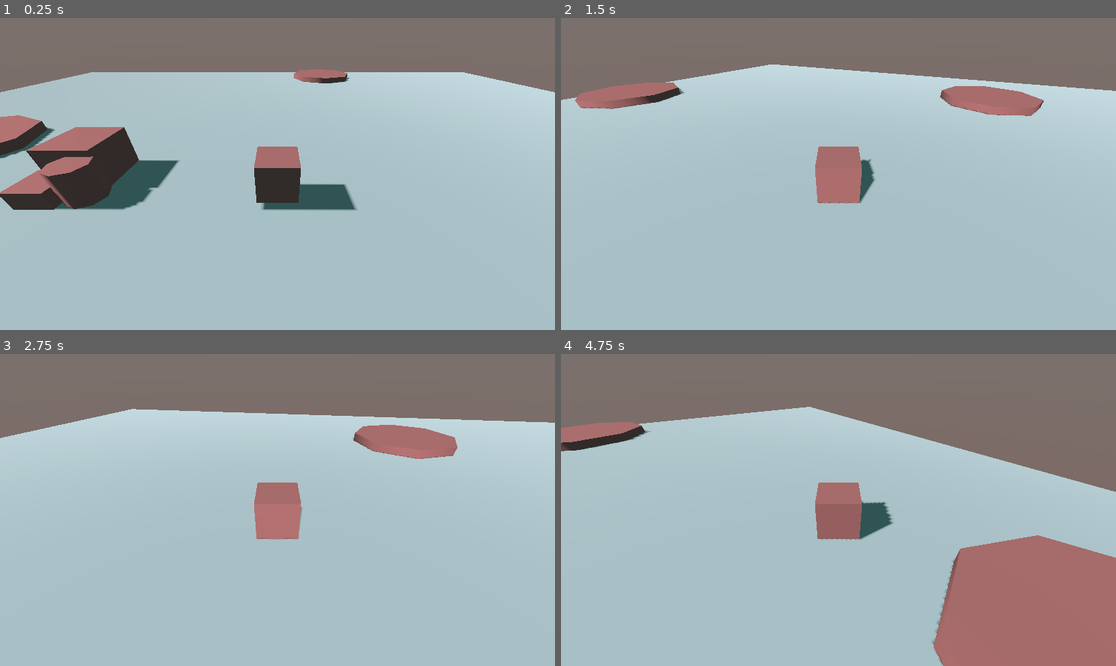
Above: before the commit, frames 1-4 (two rows, left to right).
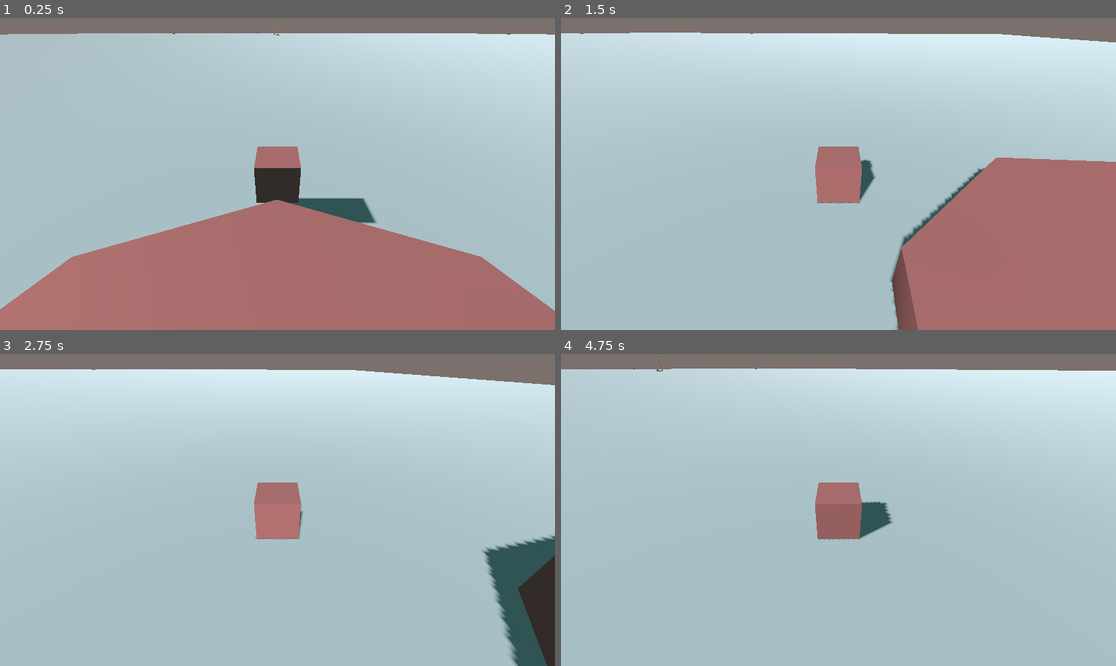
Above: after the commit, the same moments.

Repository: johnthadeouz/sea-mailman
Game: Godot game, scene res://ingame.tscn
The game is run twice, just before and just after one commit, with the same random seed, the same clock (stepped at 60 frames per second) and the same inputs.
Inputs:
- Up to frame 1 (0.25 s): no input
- Up to frame 2 (1.5 s): hold D (turn-right) 0.53-1.28 s; hold W (move-front) 0.53-1.28 s; hold A (turn-left) from 1.28 s (still down); tap W (move-front) at 1.35 s
- Up to frame 3 (2.75 s): release A (turn-left) at 2.03 s; hold D (turn-right) from 2.03 s (still down); hold W (move-front) from 2.03 s (still down)
- Up to frame 4 (4.75 s): release W (move-front) at 2.78 s; tap W (move-front) at 2.85, 4.35 s; release D (turn-right) at 3.53 s; hold W (move-front) 3.53-4.28 s; hold A (turn-left) from 3.53 s (still down)

The runs differ from the first frame. In frame 1, 49% of the frame differs, in the area x 0-100%, y 0-100%; in frame 2, 36%; in frame 3, 20%; in frame 4, 34%.

Commit message:
Set Sea Dimensions to 500,500,500. Added more islands (now we got the initial island and 5 small islands). Added a central object for guiding when navigating the sea (placeholder for testing distances between islands)

Diff:
--- a/ingame.tscn
+++ b/ingame.tscn
@@ -33,17 +33,18 @@
 [node name="Node3D" type="Node3D"]
 
 [node name="Ship" parent="." instance=ExtResource("1_0bpjf")]
-transform = Transform3D(1, 0, 0, 0, 1, 0, 0, 0, 1, 0, 1, 0)
+transform = Transform3D(1, 0, 0, 0, 1, 0, 0, 0, 1, 0, 1, 447.503)
 
 [node name="Sea" type="StaticBody3D" parent="."]
+transform = Transform3D(1, 0, 0, 0, 1, 0, 0, 0, 1, 0, -0.5, 0)
 
 [node name="MeshInstance3D" type="MeshInstance3D" parent="Sea"]
-transform = Transform3D(20, 0, 0, 0, 20, 0, 0, 0, 20, 0, 0, 0)
+transform = Transform3D(500, 0, 0, 0, 500, 0, 0, 0, 500, 0, 0, 0)
 mesh = SubResource("PlaneMesh_0bpjf")
 skeleton = NodePath("../..")
 
 [node name="CollisionShape3D" type="CollisionShape3D" parent="Sea"]
-transform = Transform3D(20, 0, 0, 0, 20, 0, 0, 0, 20, 0, 0, 0)
+transform = Transform3D(500, 0, 0, 0, 500, 0, 0, 0, 500, 0, 0, 0)
 shape = SubResource("ConcavePolygonShape3D_0bpjf")
 
 [node name="WorldEnvironment" type="WorldEnvironment" parent="."]
@@ -57,16 +58,22 @@
 [node name="Env" type="Node3D" parent="."]
 
 [node name="MainIsland" type="CSGCylinder3D" parent="Env"]
-transform = Transform3D(10, 0, 0, 0, 1, 0, 0, 0, 10, -0.0150509, -0.603179, 16.7553)
+transform = Transform3D(10, 0, 0, 0, 1, 0, 0, 0, 10, -0.0150528, -0.603179, 453.081)
 
-[node name="IslandA" type="CSGCylinder3D" parent="Env"]
-transform = Transform3D(5, 0, 0, 0, 1, 0, 0, 0, 5, 12.7773, -0.603179, 2.76221)
+[node name="Island1" type="CSGCylinder3D" parent="Env"]
+transform = Transform3D(5, 0, 0, 0, 1, 0, 0, 0, 5, 0.156775, -0.603179, 137.054)
 
-[node name="IslandB" type="CSGCylinder3D" parent="Env"]
-transform = Transform3D(5, 0, 0, 0, 1, 0, 0, 0, 5, -12.0414, -0.603179, -2.71263)
+[node name="Island2" type="CSGCylinder3D" parent="Env"]
+transform = Transform3D(5, 0, 0, 0, 1, 0, 0, 0, 5, -224.772, -0.603179, -83.4362)
 
-[node name="IslandC" type="CSGCylinder3D" parent="Env"]
-transform = Transform3D(5, 0, 0, 0, 1, 0, 0, 0, 5, 4.0448, -0.603179, -16.8267)
+[node name="Island3" type="CSGCylinder3D" parent="Env"]
+transform = Transform3D(5, 0, 0, 0, 1, 0, 0, 0, 5, -64.5331, -0.603179, -353.151)
+
+[node name="Island4" type="CSGCylinder3D" parent="Env"]
+transform = Transform3D(5, 0, 0, 0, 1, 0, 0, 0, 5, 192.27, -0.603179, -191.92)
+
+[node name="Island5" type="CSGCylinder3D" parent="Env"]
+transform = Transform3D(5, 0, 0, 0, 1, 0, 0, 0, 5, 363.715, -0.603179, 63.4241)
 
 [node name="CSGBox3D" type="CSGBox3D" parent="Env"]
 transform = Transform3D(1, 0, 0, 0, 1, 0, 0, 0, 1, -6, 0, 0)
@@ -76,3 +83,7 @@
 
 [node name="CSGCylinder3D2" type="CSGCylinder3D" parent="Env"]
 transform = Transform3D(1, 0, 0, 0, 1, 0, 0, 0, 1, -5, 0, 0)
+
+[node name="path" type="CSGCylinder3D" parent="Env"]
+transform = Transform3D(1, 0, 0, 0, 53.5118, 0.804002, 0, -72.354, 0.594626, 0, 36.7698, -49.7169)
+height = 3.37427
--- a/ship.gd
+++ b/ship.gd
@@ -29,4 +29,5 @@
 	var turn = Input.get_axis("turn-right", "turn-left")
 	rotate_y(turn * ROTATION_SPEED * delta)
 
+	print(velocity)
 	move_and_slide()
